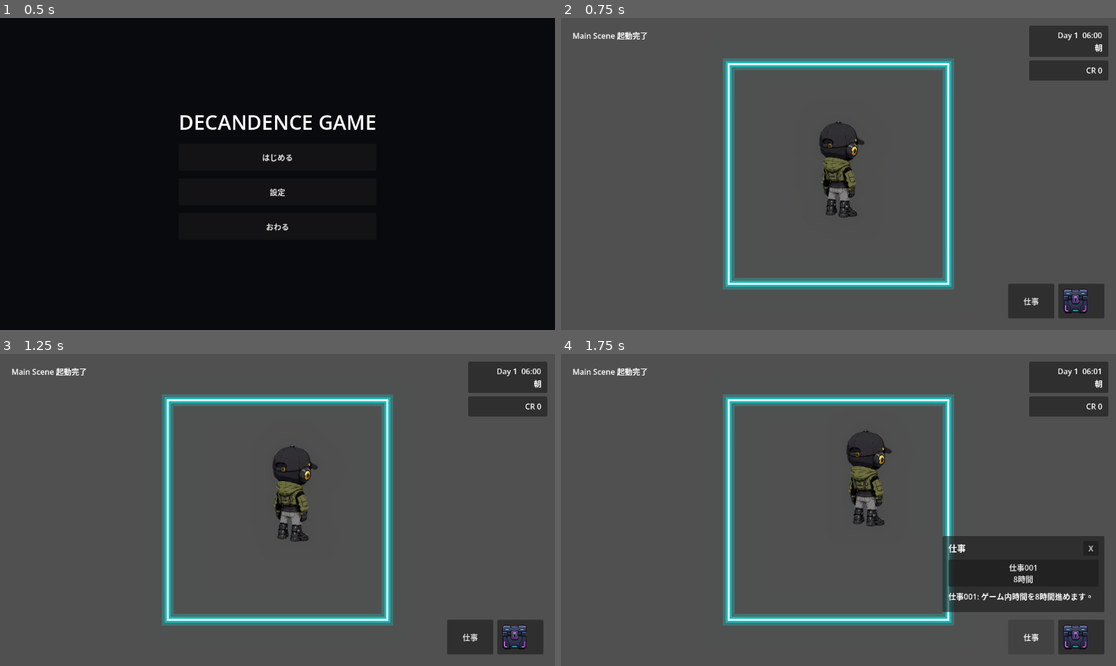
Above: before the commit, frames 1-4 (two rows, left to right).
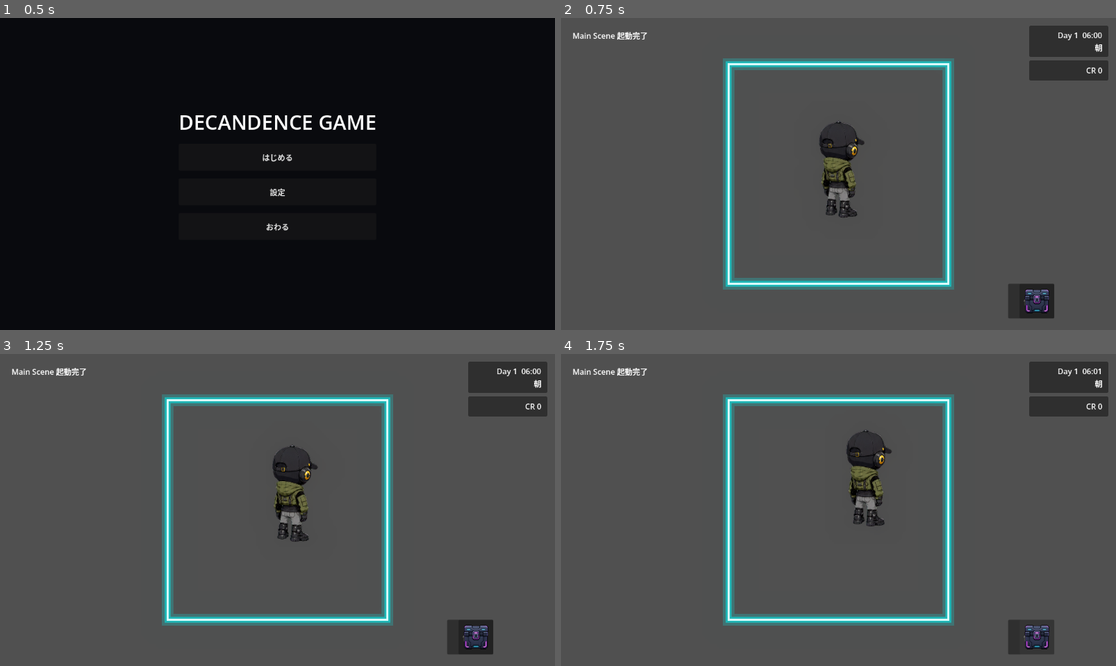
Above: after the commit, the same moments.

Repository: grimoire1089-coder/optimistic
Game: Godot game, scene res://Scenes/Boot/TitleScene.tscn
Same seed, same stepped clock (60 frames per second), same inputs: the game is played once before the commit and once after it.
Inputs:
- Up to frame 1 (0.5 s): no input
- Up to frame 2 (0.75 s): click "はじめる" at 0.5 s
- Up to frame 3 (1.25 s): no input
- Up to frame 4 (1.75 s): click "仕事" at 1.25 s

Frame 1 is identical in both runs. In frame 2, 1.1% of the frame differs, in the area x 83-98%, y 85-97%; in frame 3, 1.1%; in frame 4, 8.1%, in the area x 68-98%, y 58-97%.

Commit message:
Make inventory HUD button square

Diff:
--- a/Scenes/UI/HUD/InventoryButton.tscn
+++ b/Scenes/UI/HUD/InventoryButton.tscn
@@ -4,16 +4,16 @@
 [ext_resource type="Texture2D" path="res://Assets/UI/Icons/Inventory.png" id="2_inventory_icon"]
 
 [node name="InventoryButton" type="Button"]
-custom_minimum_size = Vector2(96, 72)
+custom_minimum_size = Vector2(72, 72)
 layout_mode = 3
 anchors_preset = 3
 anchor_left = 1.0
 anchor_top = 1.0
 anchor_right = 1.0
 anchor_bottom = 1.0
-offset_left = -120.0
+offset_left = -200.0
 offset_top = -96.0
-offset_right = -24.0
+offset_right = -128.0
 offset_bottom = -24.0
 grow_horizontal = 0
 grow_vertical = 0
